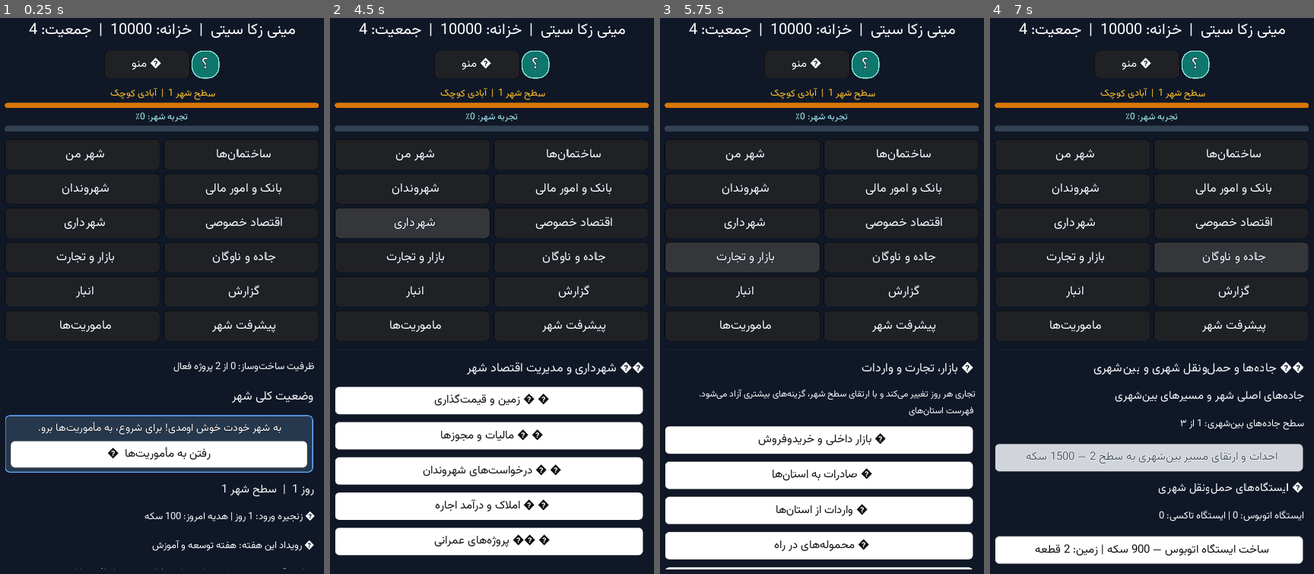
Above: before the commit, frames 1-4 (left to right).
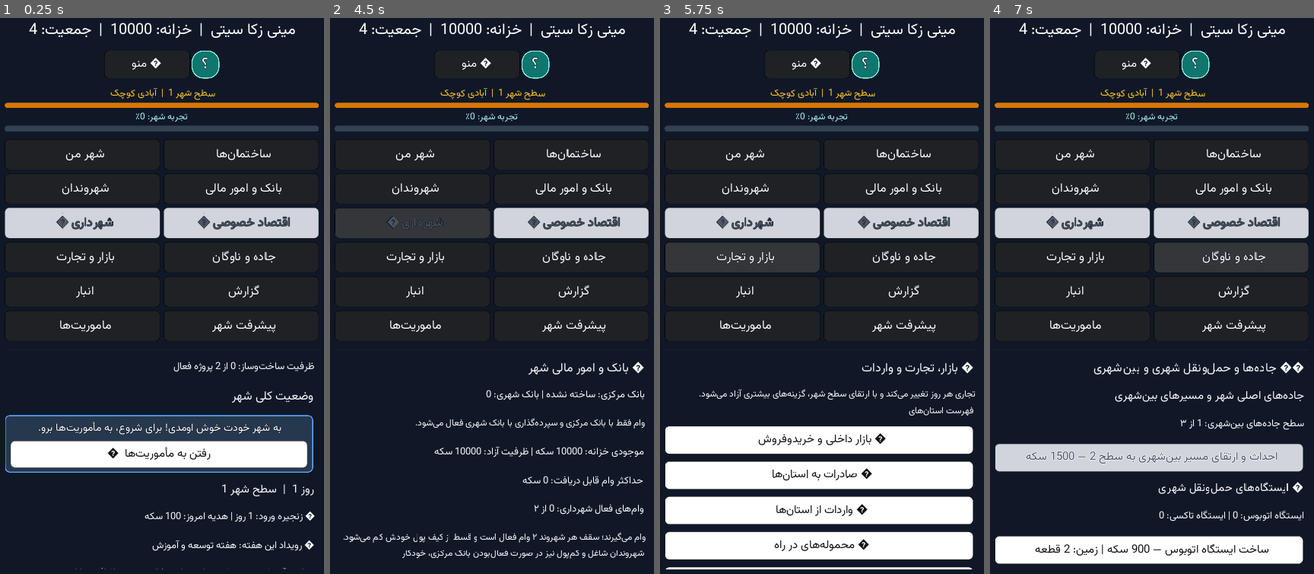
Above: after the commit, the same moments.

Repository: zekainstabot/mini-zeka-city
Game: Godot game, scene res://Main.tscn
Two runs of this game, one before a commit and one after it. Both use one fixed random seed, a clock stepped at 60 frames per second and the inputs below.
Inputs (mouse positions are in pixels of both pictures, inside the frame that each line leads up to):
- Up to frame 1 (0.25 s): no input
- Up to frame 2 (4.5 s): click "؟" at 0.5 s; click "ﻦﻣ ﺮﻬﺷ" at 1.25 s; click "ﺎﻫ‌ﻥﺎﻤﺘﺧﺎﺳ" at 2 s; click "ﻥﺍﺪﻧﻭﺮﻬﺷ" at 2.75 s; click "ﯽﻟﺎﻣ ﺭﻮﻣﺍ ﻭ ﮏﻧﺎﺑ" at 3.5 s; click (411, 223) at 4.25 s, where only the run before the commit has a clickable "ﯼﺭﺍﺩﺮﻬﺷ"
- Up to frame 3 (5.75 s): click "ﺕﺭﺎﺠﺗ ﻭ ﺭﺍﺯﺎﺑ" at 5 s
- Up to frame 4 (7 s): click (1229, 223) at 5.75 s, where only the run before the commit has a clickable "ﯽﺻﻮﺼﺧ ﺩﺎﺼﺘﻗﺍ"; click "ﻥﺎﮔﻭﺎﻧ ﻭ ﻩﺩﺎﺟ" at 6.5 s

The runs differ from the first frame. In frame 1, 5.2% of the frame differs, in the area x 1-99%, y 34-40%; in frame 2, 27%, in the area x 1-99%, y 34-98%; in frame 3, 5.2%; in frame 4, 5.2%.

Commit message:
Lock municipal pages until municipal hall is built

Diff:
--- a/scripts/Main.gd
+++ b/scripts/Main.gd
@@ -622,7 +622,9 @@
 			_apply_font(mission_reward_badge, 17)
 			nav_item.add_child(mission_reward_badge)
 		var b = Button.new()
-		b.text = PersianText.reshaper(item.t + "  ")
+		var civic_page_locked = item.p in ["municipality", "private_economy"] and not game.has_municipal_hall()
+		b.text = PersianText.reshaper(item.t + (" 🔒" if civic_page_locked else "") + "  ")
+		b.disabled = civic_page_locked
 		b.rect_min_size = Vector2(0, 64 if compact_layout else 58)
 		b.flat = false
 		_apply_font(b, 21 if compact_layout else 18)
@@ -1049,11 +1051,16 @@
 		game_scroll_container.scroll_vertical = 0
 
 func show_page(page):
+	var civic_page_locked = page in ["municipality", "private_economy"] and not game.has_municipal_hall()
+	if civic_page_locked:
+		page = "home"
 	current_page = page
 	# Never let labels/buttons from a previous collapsible section attach to an old page.
 	active_section_container = null
 	_clear_content()
 	_show_message("")
+	if civic_page_locked:
+		_show_message("برای باز شدن شهرداری و اقتصاد خصوصی، ابتدا ساختمان شهرداری را از بخش ساختمان‌ها بساز و منتظر تکمیل آن بمان.")
 	var s = game.state
 	_update_progress_hud()
 	_update_mission_reward_badge()
@@ -1755,7 +1762,7 @@
 			_add_help_section("انبار و مدیریت موجودی", "انبار برای نگهداری منابع است. ظرفیت انبار محدود است؛ موجودی کالاها را بررسی کن و فضای کافی برای تولید بعدی نگه دار. اگر یک منبع کم است، زنجیره تولید وابسته به آن هم ممکن است متوقف شود.", "storage")
 			_add_label("🏗️ توسعه، خدمات و زمان", 21)
 			_add_help_section("خدمات شهری و رضایت", "آب، برق، خوراک، درمان، آموزش، امنیت، تفریح و بهداشت محیط نیازهای جداگانه‌اند. در شهر من میانگین پوشش خدمات را ببین و برای نیازهای ضعیف، ساختمان مناسب بساز. جمعیت بیشتر یعنی نیاز بیشتر به خدمات و زیرساخت.", "home")
-			_add_help_section("شهرداری، زمین و محله‌ها", "در شهرداری زمین‌ها، مالیات، درخواست‌ها و پروژه‌های شهری را مدیریت کن. ظرفیت ساخت هر محله و سهمیه ساختمان‌ها  …(110 unchanged characters)…
+			_add_help_section("شهرداری، زمین و محله‌ها", "پس از ساخت و تکمیل ساختمان شهرداری، بخش شهرداری باز می‌شود و می‌توانی زمین‌های خصوصی، مالیات، مجوزها، درخواست‌ها و پروژه‌های شهری را مدیریت کنی. ظرفیت ساخت هر محله و سهمیه ساختمان‌ها  …(110 unchanged characters)…
 			_add_help_section("روز، شب و ساخت‌وساز", "هر روز بازی ۱۰ دقیقه زمان واقعی دارد؛ ۷ دقیقه روز و ۳ دقیقه شب است. پایان روز، درآمدها، هزینه‌ها، تولید و رویدادها محاسبه می‌شوند. هم‌زمان حداکثر دو پروژه ساخت فعال می‌توانی داشته باشی؛ زمان ساخت را از بالای صفحه دنبال کن.", "home")
 			_add_help_section("جاده و ناوگان", "جاده و ناوگان برای جابه‌جایی و پشتیبانی تجارت کاربرد دارند و می‌توانند هزینه نگهداری داشته باشند. پیش از توسعه مسیرها، درآمد و توان پرداخت هزینه‌های نگهداری را بررسی کن.", "transport")
 			_add_label("🎯 مأموریت‌ها و سرگرمی‌های بلندمدت", 21)
